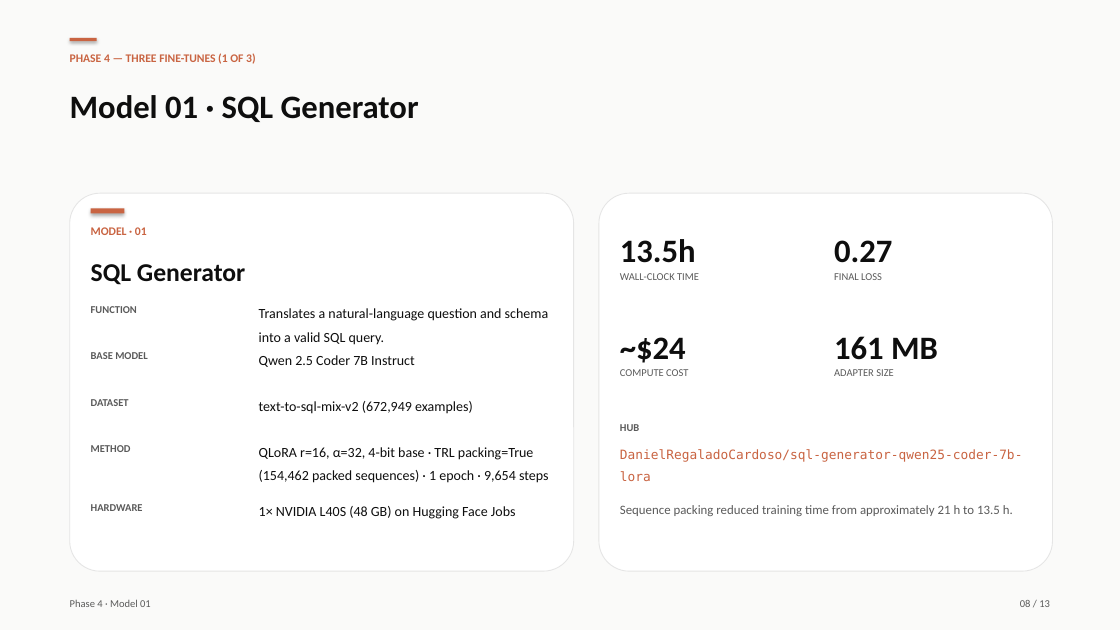
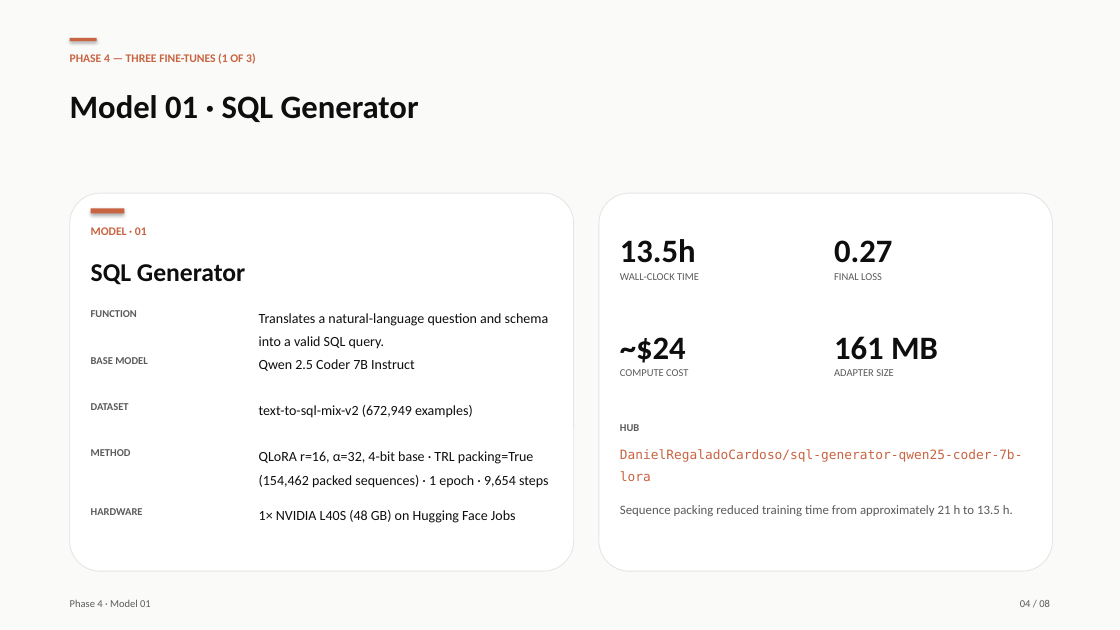
Before and after one commit to DanielRegaladoUMiami/sql-agent-llmops, a slide deck: slide 4 of presentation/slides-editable.pptx (slide 8 before the commit). Drawn at 1120x630 pixels with LibreOffice and Linux fonts; fonts in the diff are those of the drawing. Boxes give left, top, right and bottom in pixels: in the first picture for what was removed or moved away, otherwise in the second. Text is boxed around its words. In the diff, an @@ line names an element or a change of style, - is before the commit and + after.

```diff
--- a/presentation/slides-editable.pptx
+++ b/presentation/slides-editable.pptx
@@ 10 texts: place and size @@
-10 texts at (91,306,549,519)
+10 texts at (91,310,549,523)
@@ text at (1020,600,1050,607): text changed @@
-08 / 13
+04 / 08
```
Also in this commit, not shown: 5 other slides changed, 1 slide added, 6 slides removed, 1 other file.
